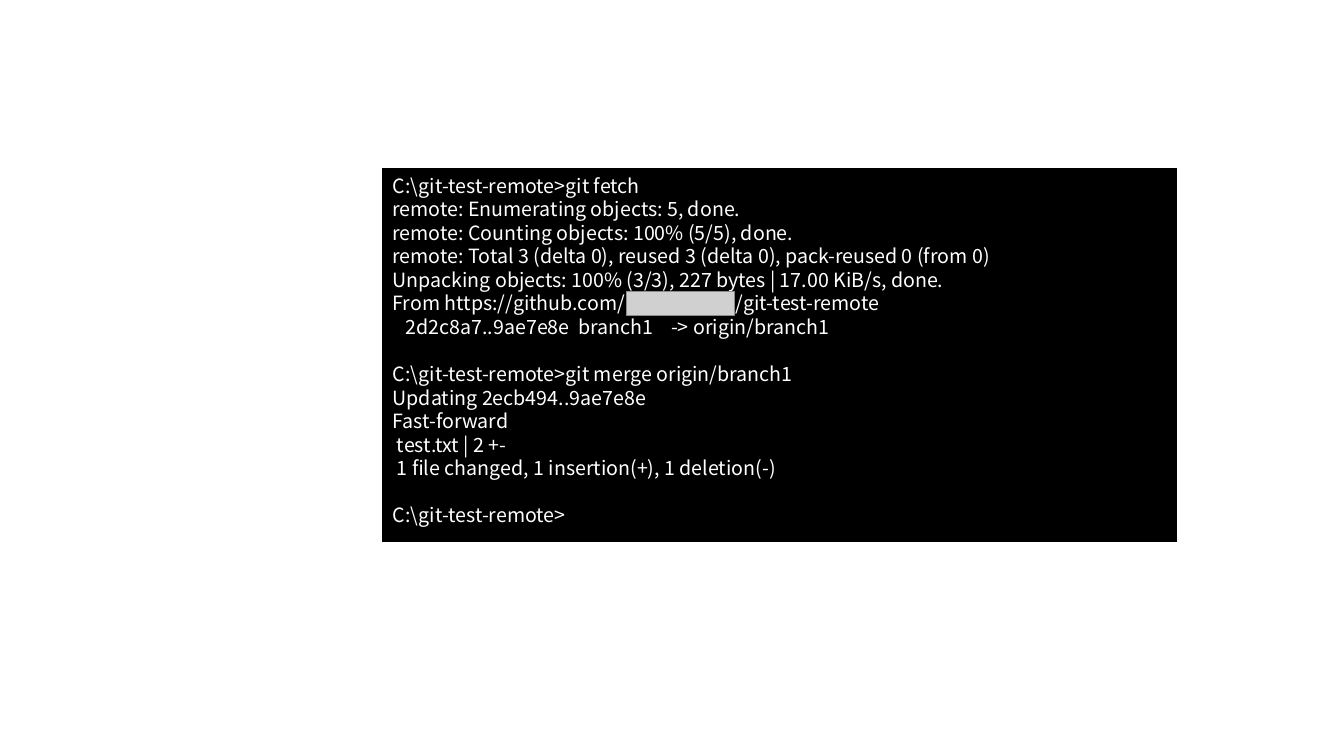
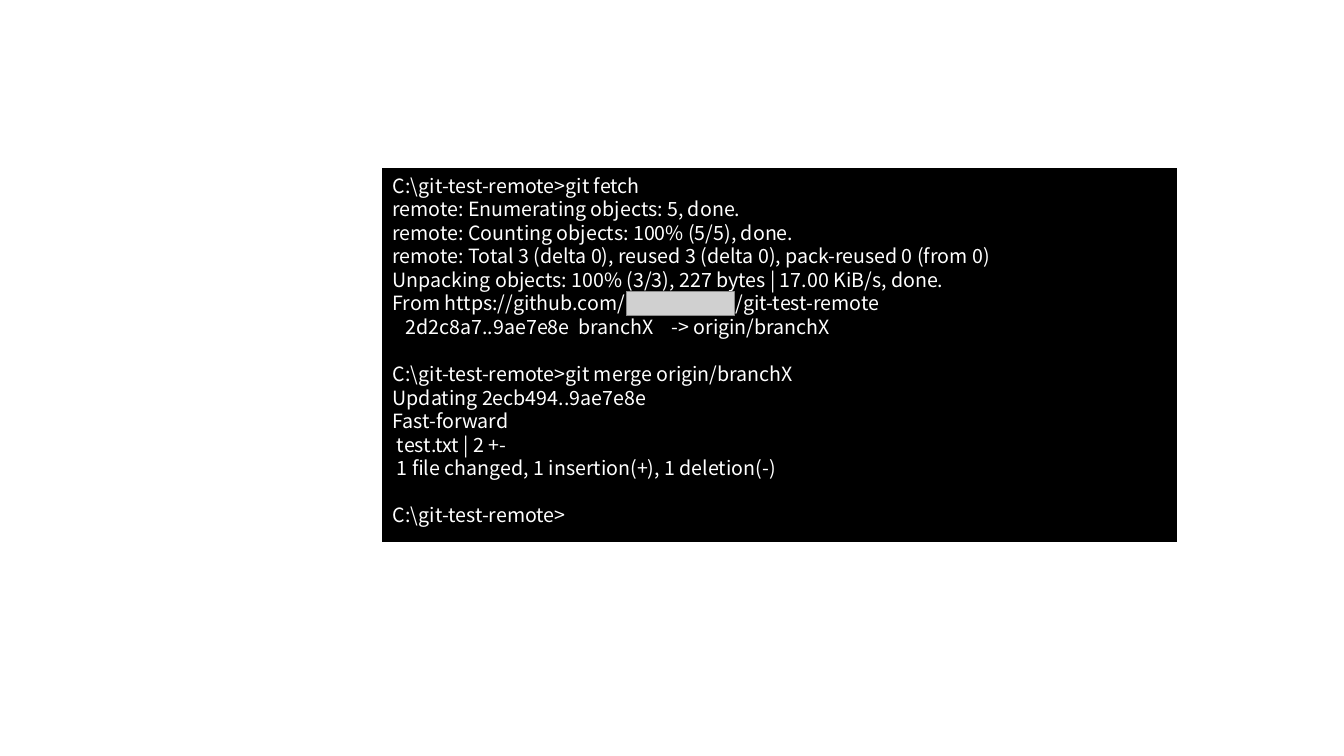
Before and after one commit to nishida2073/ai_navive, a slide deck: slide 138 of 01_テキスト/Git入門_図.pptx (slide 146 before the commit). Drawn at 1344x756 pixels with LibreOffice and Linux fonts; fonts in the diff are those of the drawing; grey boxes stand for pictures. Boxes give left, top, right and bottom in pixels: in the first picture for what was removed or moved away, otherwise in the second. Text is boxed around its words. In the diff, an @@ line names an element or a change of style, - is before the commit and + after.

```diff
--- a/01_テキスト/Git入門_図.pptx
+++ b/01_テキスト/Git入門_図.pptx
@@ text in rectangle at [393, 314, 830, 386]: text changed @@
-2d2c8a7..9ae7e8e branch1 -> origin/branch1
-C:\git-test-remote>git merge origin/branch1
+2d2c8a7..9ae7e8e branchX -> origin/branchX
+C:\git-test-remote>git merge origin/branchX
```
Also in this commit, not shown: 9 other slides changed, 1 slide added, 10 slides removed, 1 other file.
